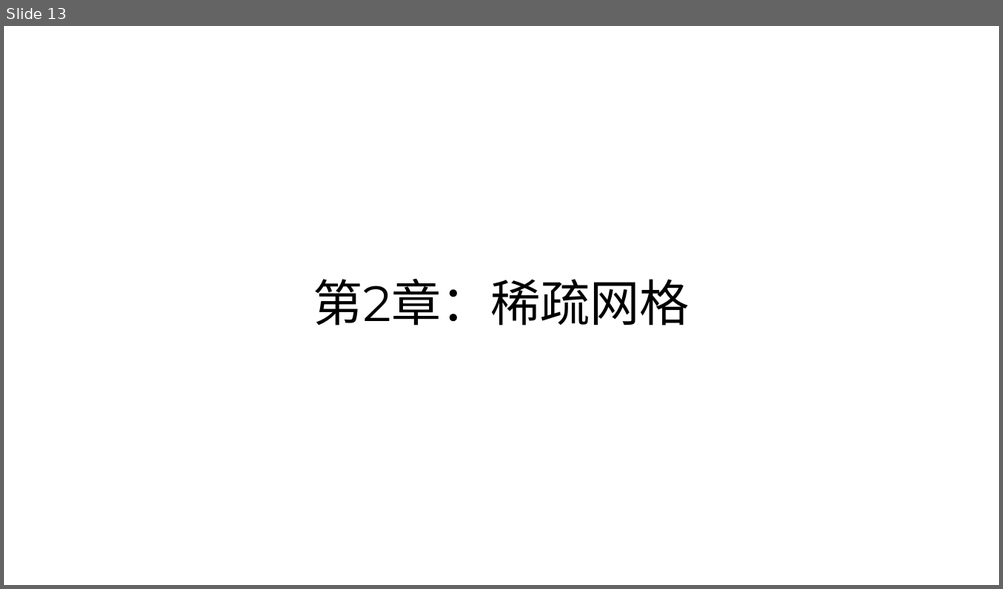
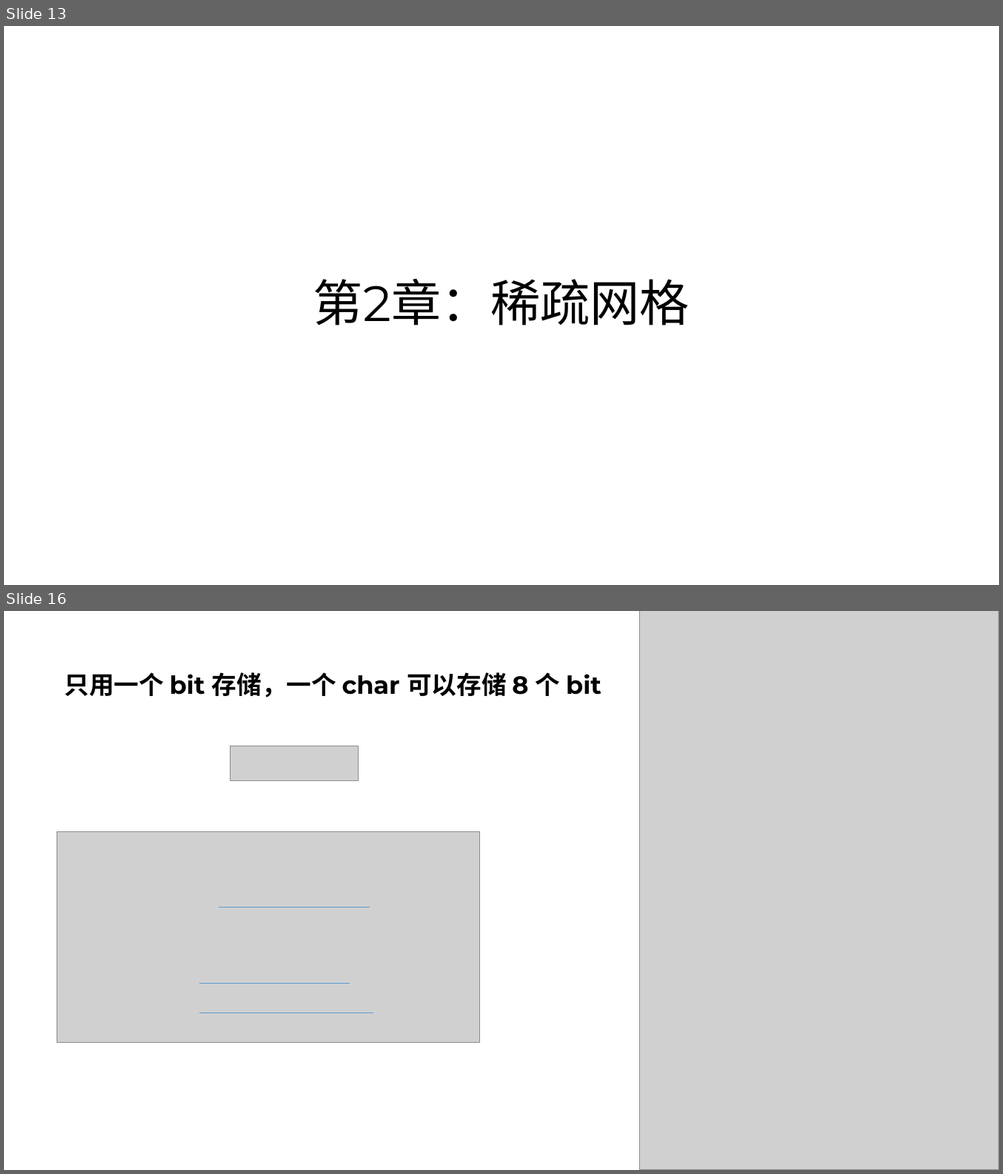
Before and after one commit to parallel101/course, a slide deck: 10/slides.pptx. Shown one above the other, each under a label of ours: slide 13 before the commit, slides 13 and 16 after it; the slides between them are not shown. The pictures are 1003x589 and 1003x1174 pixels, drawn with LibreOffice and Linux fonts; fonts in the diff are those of the drawing; grey boxes stand for pictures. Boxes give left, top, right and bottom in pixels: in the first picture for what was removed or moved away, otherwise in the second. Text is boxed around its words. In the diff, an @@ line names an element or a change of style, - is before the commit and + after.

```diff
--- a/10/slides.pptx
+++ b/10/slides.pptx
@@ slide 16 added at (x1=4, y1=611, x2=999, y2=1170), background #FFFFFF @@
@@ picture added at (x1=640, y1=611, x2=999, y2=1170) @@
@@ title added at (x1=64, y1=672, x2=601, y2=698), 24 pt, text #000000, bold @@
+只用一个 bit 存储，一个 char 可以存储 8 个 bit
@@ picture added at (x1=230, y1=746, x2=358, y2=781) @@
@@ picture added at (x1=57, y1=832, x2=480, y2=1043) @@
@@ line added from (219, 907) to (370, 907), #5B9BD5 0.5 pt @@
@@ line added from (199, 983) to (350, 983), #5B9BD5 0.5 pt @@
@@ line added from (199, 1013) to (373, 1013), #5B9BD5 0.5 pt @@
```
Also in this commit, not shown: 1 slide changed, 12 other slides added, 16 other files.
